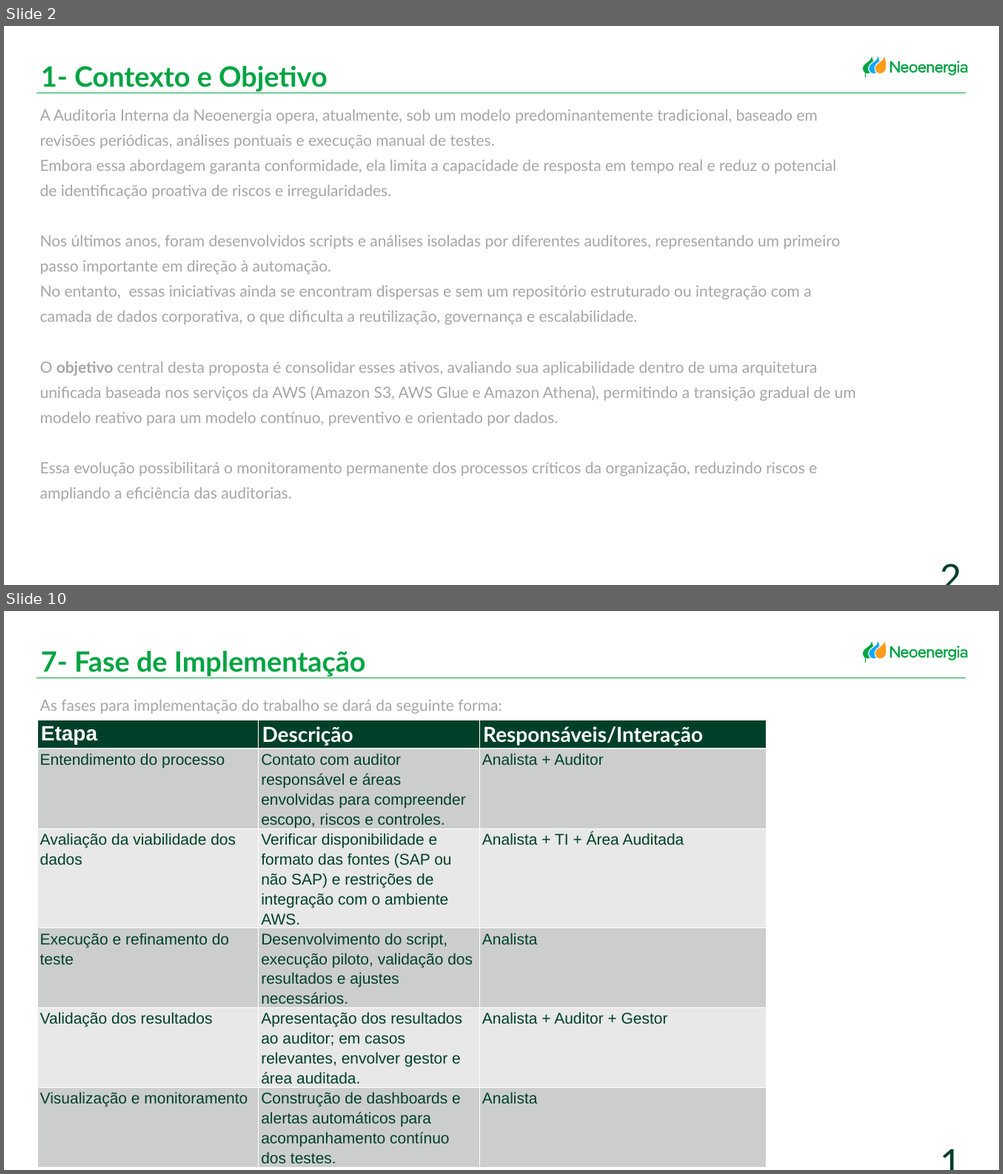
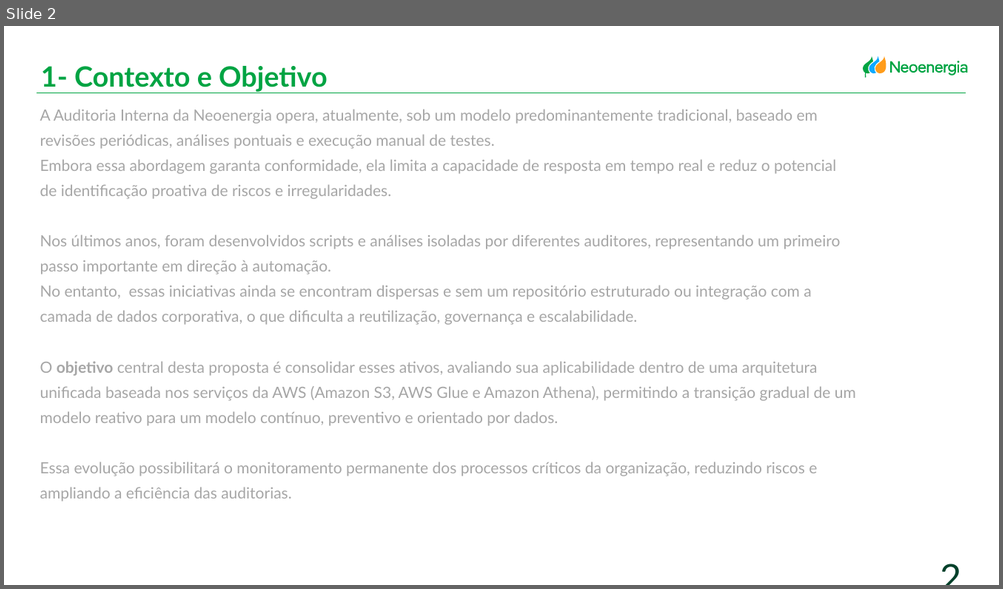
Before and after one commit to larissafeitosa24/MVP_MODULO2_PUCRIO, a slide deck: Proposta Auditoria.pptx. Shown one above the other, each under a label of ours: slides 2 and 10 before the commit, slide 2 after it; the slides between them are not shown. The pictures are 1003x1174 and 1003x589 pixels, drawn with LibreOffice and Linux fonts; fonts in the diff are those of the drawing. Boxes give left, top, right and bottom in pixels: in the first picture for what was removed or moved away, otherwise in the second. Text is boxed around its words. In the diff, an @@ line names an element or a change of style, - is before the commit and + after.

```diff
--- a/Proposta Auditoria.pptx
+++ b/Proposta Auditoria.pptx
@@ slide 10 removed at box(4, 611, 999, 1170), background #FFFFFF; not listed: 14 template elements that a slide beside it also shows @@
@@ text removed at box(41, 651, 366, 677) @@
-7- Fase de Implementação
@@ line removed from (37, 678) to (965, 678) @@
@@ title removed at box(40, 699, 501, 714) @@
-As fases para implementação do trabalho se dará da seguinte forma:
@@ table removed at box(37, 720, 766, 1167), 6 rows, 3 columns @@
-Etapa | Descrição | Responsáveis/Interação
-Entendimento do processo | Contato com auditor responsável e áreas envolvidas para compreender escopo, riscos e controles. | Analista + Auditor
-Avaliação da viabilidade dos dados | Verificar disponibilidade e formato das fontes (SAP ou não SAP) e restrições de integração com o ambiente AWS. | Analista + TI + Área Auditada
-Execução e refinamento do teste | Desenvolvimento do script, execução piloto, validação dos resultados e ajustes necessários. | Analista
-Validação dos resultados | Apresentação dos resultados ao auditor; em casos relevantes, envolver gestor e área auditada. | Analista + Auditor + Gestor
-Visualização e monitoramento | Construção de dashboards e alertas automáticos para acompanhamento contínuo dos testes. | Analista
@@ page number removed at box(915, 1137, 966, 1157) @@
-10
```
Also in this commit, not shown: 4 slides changed, 3 slides added, 4 other slides removed.
